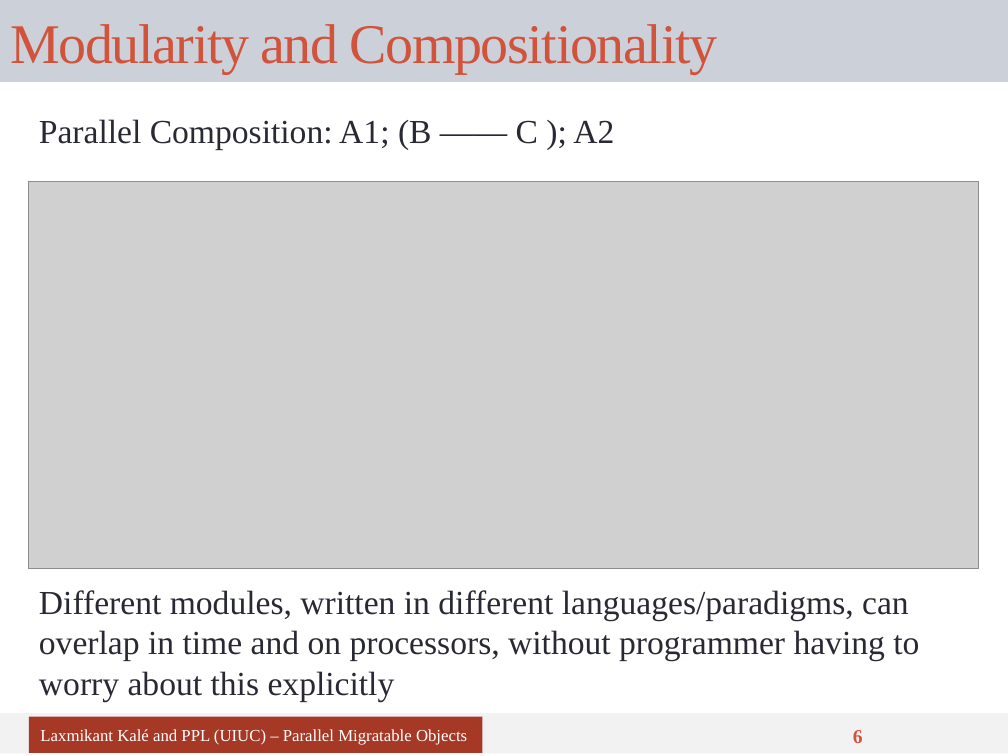
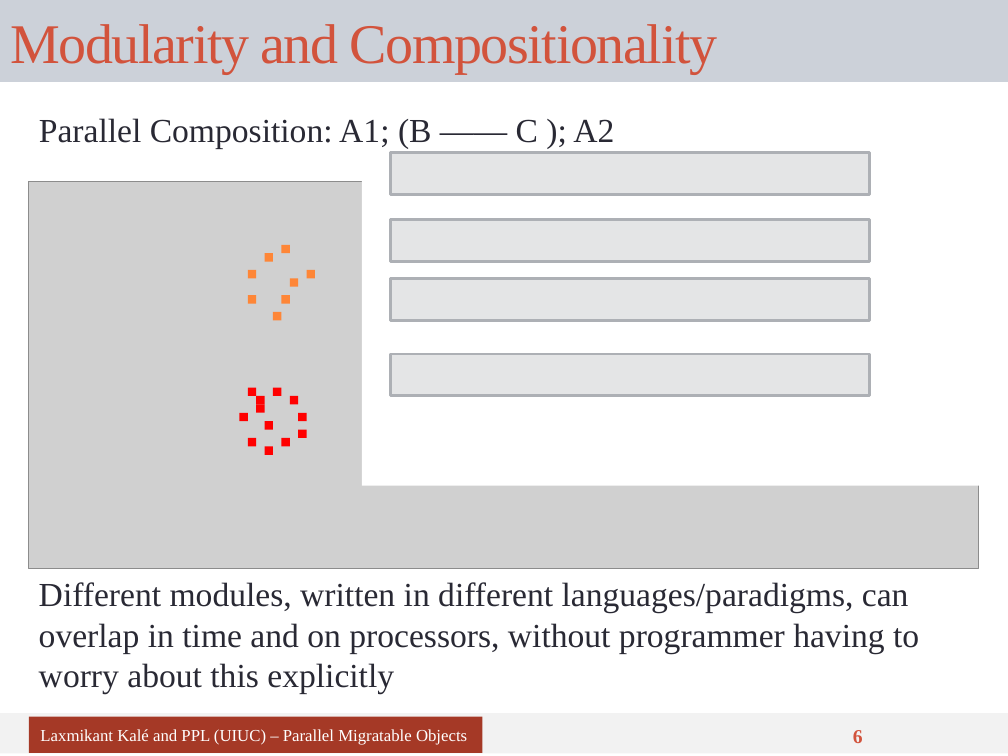
Before and after one commit to UIUC-PPL/charm_tutorial, a slide deck: slide 6 of tutorial-03-benefits.pptx. Drawn at 1008x756 pixels with LibreOffice and Linux fonts; fonts in the diff are those of the drawing; grey boxes stand for pictures. Boxes give left, top, right and bottom in pixels: in the first picture for what was removed or moved away, otherwise in the second. Text is boxed around its words. In the diff, an @@ line names an element or a change of style, - is before the commit and + after.

```diff
--- a/tutorial-03-benefits.pptx
+++ b/tutorial-03-benefits.pptx
@@ text "Parallel Composition: A1; (B —— ..." at (39, 118, 614, 149): vertical alignment middle to top @@
@@ rectangle added at (362, 164, 999, 486), fill #FFFFFF @@
@@ rectangle added at (391, 152, 870, 195), fill #E4E5E6, outline #ADB0B5 2 pt @@
@@ rectangle added at (391, 220, 870, 262), fill #E4E5E6, outline #ADB0B5 2 pt @@
@@ rectangle added at (265, 253, 273, 261), fill #FE8637 @@
@@ rectangle added at (281, 245, 289, 253), fill #FE8637 @@
@@ rectangle added at (248, 270, 256, 278), fill #FE8637 @@
@@ rectangle added at (248, 295, 256, 303), fill #FE8637 @@
@@ rectangle added at (281, 295, 289, 303), fill #FE8637 @@
@@ rectangle added at (290, 278, 298, 286), fill #FE8637 @@
@@ rectangle added at (306, 270, 314, 278), fill #FE8637 @@
@@ rectangle added at (391, 278, 870, 321), fill #E4E5E6, outline #ADB0B5 2 pt @@
@@ rectangle added at (273, 312, 281, 321), fill #FE8637 @@
@@ rectangle added at (391, 354, 870, 396), fill #E4E5E6, outline #ADB0B5 2 pt @@
@@ rectangle added at (248, 388, 256, 396), fill #FF0000 @@
@@ rectangle added at (273, 388, 281, 396), fill #FF0000 @@
@@ rectangle added at (240, 413, 248, 421), fill #FF0000 @@
@@ rectangle added at (256, 396, 264, 404), fill #FF0000 @@
@@ rectangle added at (256, 404, 264, 412), fill #FF0000 @@
@@ rectangle added at (290, 396, 298, 404), fill #FF0000 @@
@@ rectangle added at (298, 413, 306, 421), fill #FF0000 @@
@@ rectangle added at (248, 438, 256, 447), fill #FF0000 @@
@@ rectangle added at (265, 421, 273, 429), fill #FF0000 @@
@@ rectangle added at (265, 447, 273, 455), fill #FF0000 @@
@@ rectangle added at (281, 438, 289, 447), fill #FF0000 @@
@@ rectangle added at (298, 429, 306, 437), fill #FF0000 @@
@@ text "Different modules, written in different ..." at (39, 582, 919, 693): vertical alignment middle to top @@
```
Also in this commit, not shown: 1 other slide changed.
